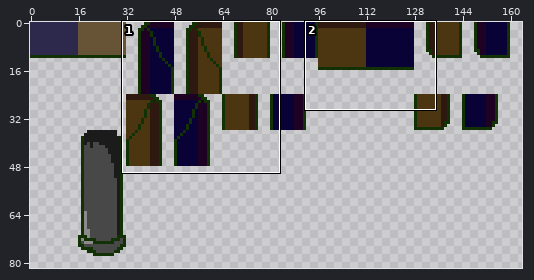
Pixel-art file -- Assets/Physique/Room/RoomA/TileMap.aseprite. Above: a wide view before the commit, with the close-up outlined.
Close-up. First the earlier version:
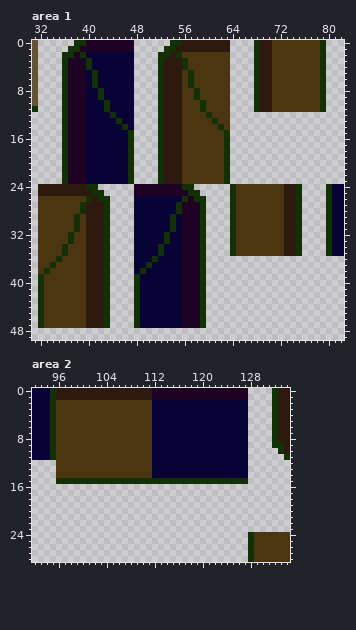
192x144 pixels, 1 frame. Shown: area 1: x 31..82, y 0..49; area 2: x 92..134, y 0..28. The wide view leaves out empty margins.
The same view after the edit:
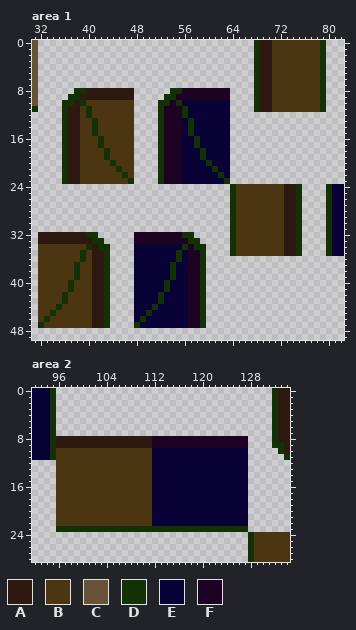
Palette (. is transparent): A #2d190f  B #4c3511  C #675436  D #123105  E #080236  F #1d0224
From the commit log: correction wall
Changes in this commit:
Changed rows in their new state; - is an unchanged pixel.
Area 1, layer "Tilemap 1":
first column x 32:
 0 ------..........------..........
 1 -----...........-----...........
 2 ----............----............
 3 ----............----............
 4 ----............----............
 5 ----............----............
 6 ----............----............
 7 ----............----............
 8 ----..DDAAAAAAAA----..DDFFFFFFFF
 9 ----.DDAAAAAAAAA----.DDFFFFFFFFF
10 -----DADBBBBBBBB-----DFDEEEEEEEE
11 -----AABDBBBBBBB-----FFFDEEEEEEE
12 -----AABDBBBBBBB-----FFFDEEEEEEE
13 -----AABBDBBBBBB-----FFFEDEEEEEE
14 -----AABBDBBBBBB-----FFFEDEEEEEE
15 -----AABBDBBBBBB-----FFFEDEEEEEE
16 -----AABBBDBBBBB-----FFFEEDEEEEE
17 -----AABBBDBBBBB-----FFFEEDEEEEE
18 -----AABBBBDBBBB-----FFFEEEDEEEE
19 -----AABBBBDBBBB-----FFFEEEDEEEE
20 -----AABBBBBDBBB-----FFFEEEEDEEE
21 -----AABBBBBBDBB-----FFFEEEEEDEE
22 -----AABBBBBBBDB-----FFFEEEEEEDE
23 -----AABBBBBBBB------FFFEEEEEEE-
24 ..........------..........------
25 ...........-----...........-----
26 ............----............----
27 ............----............----
28 ............----............----
29 ............----............----
30 ............----............----
31 ............----............----
32 AAAAAAAADD..----FFFFFFFFDD..----
33 AAAAAAAA-DD.----FFFFFFFF-DD.----
34 ----B---D-D---------E---D-D-----
35 ----B--DB-----------E--DE-------
36 ---B---DB----------E---DE-------
37 --B---D-B---------E---D-E-------
38 -B----D-B--------E----D-E-------
39 B-----D-B-------E-----D-E-------
40 B----D--B-------E----D--E-------
41 B----D--B-------E----D--E-------
42 B---D---B-------E---D---E-------
43 B---D---B-------E---D---E-------
44 B--D----B-------E--D----E-------
45 B-D-----B-------E-D-----E-------
46 BD------B-------ED------E-------
47 --------B---------------E-------
Area 2, layer "Tilemap 1":
first column x 96:
 0 ................................
 1 ................................
 2 ................................
 3 ................................
 4 ................................
 5 ................................
 6 ................................
 7 ................................
 8 AAAAAAAAAAAAAAAAFFFFFFFFFFFFFFFF
 9 AAAAAAAAAAAAAAAAFFFFFFFFFFFFFFFF
first column x 96:
15 BBBBBBBBBBBBBBBBEEEEEEEEEEEEEEEE
16 BBBBBBBBBBBBBBBBEEEEEEEEEEEEEEEE
17 BBBBBBBBBBBBBBBBEEEEEEEEEEEEEEEE
18 BBBBBBBBBBBBBBBBEEEEEEEEEEEEEEEE
19 BBBBBBBBBBBBBBBBEEEEEEEEEEEEEEEE
20 BBBBBBBBBBBBBBBBEEEEEEEEEEEEEEEE
21 BBBBBBBBBBBBBBBBEEEEEEEEEEEEEEEE
22 BBBBBBBBBBBBBBBBEEEEEEEEEEEEEEEE
23 DDDDDDDDDDDDDDDDDDDDDDDDDDDDDDDD
Pixel boxes of the changes (left, top, right, bottom) in both close-ups:
changed: (38, 40, 230, 328)
changed: (56, 388, 248, 448)
changed: (56, 478, 248, 532)
